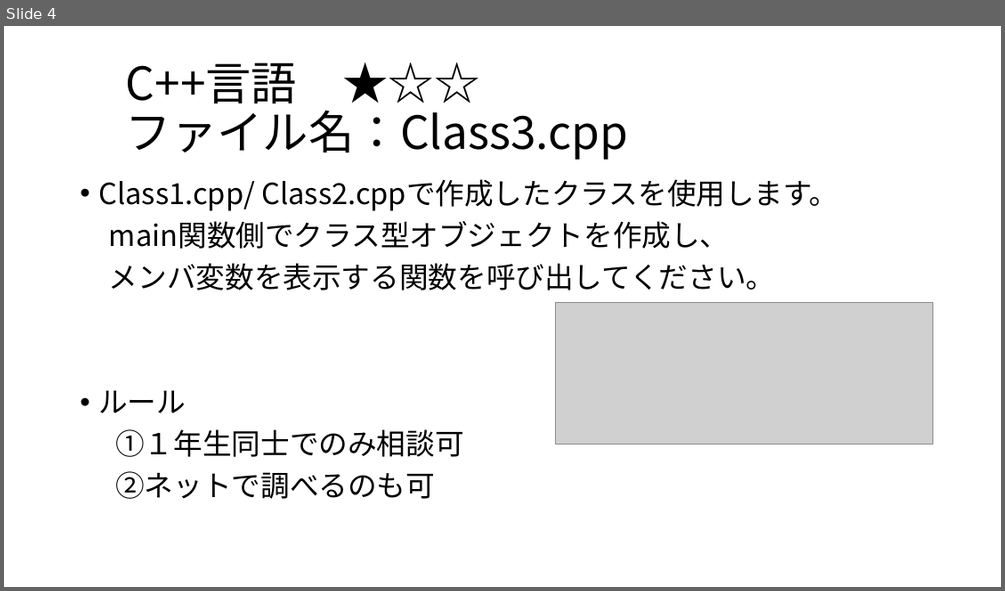
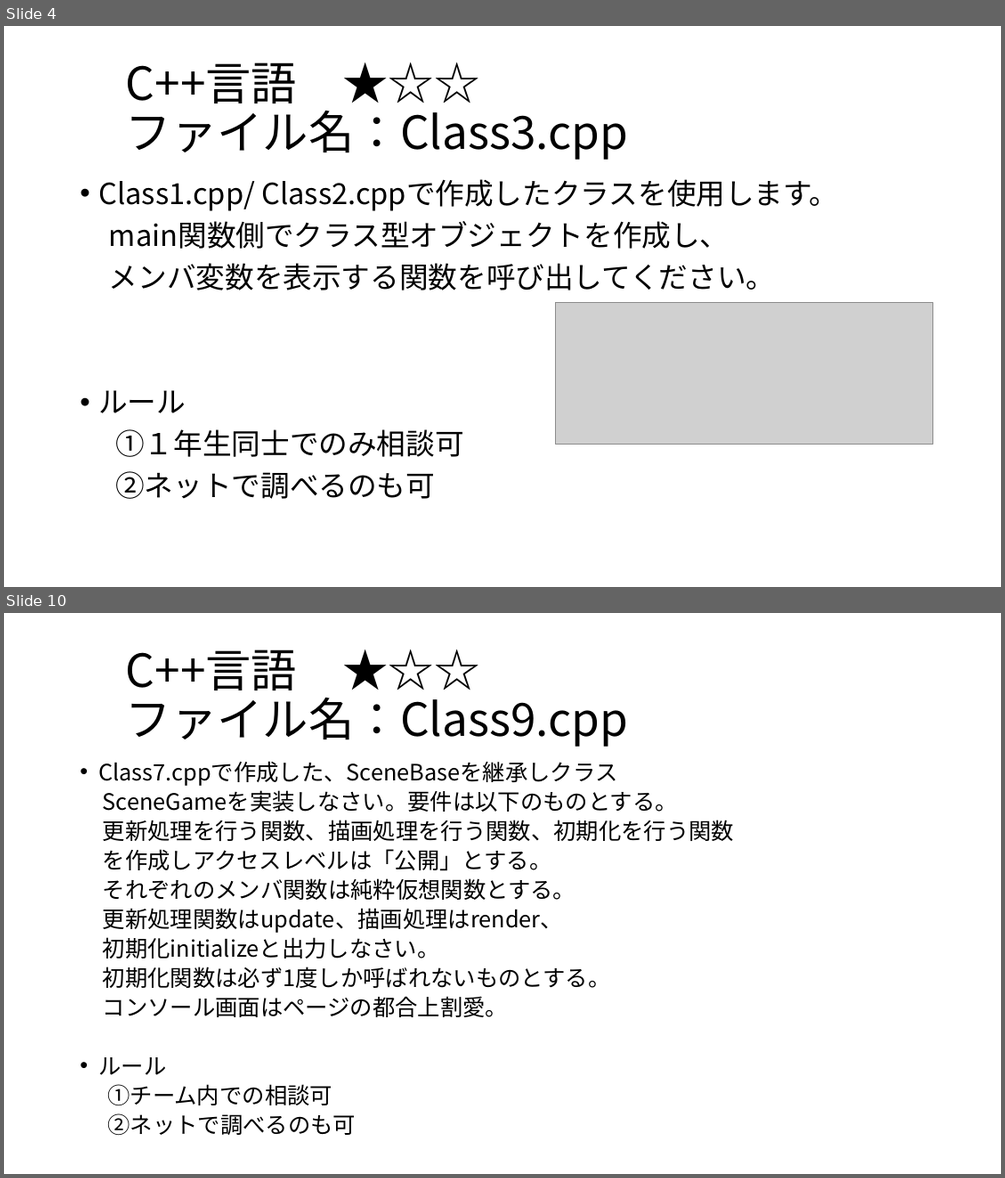
Before and after one commit to SallingProject/Subject, a slide deck: Master/No2.pptx. Shown one above the other, each under a label of ours: slide 4 before the commit, slides 4 and 10 after it; the slides between them are not shown. The pictures are 1005x591 and 1005x1178 pixels, drawn with LibreOffice and Linux fonts; fonts in the diff are those of the drawing; grey boxes stand for pictures. Boxes give left, top, right and bottom in pixels: in the first picture for what was removed or moved away, otherwise in the second. Text is boxed around its words. In the diff, an @@ line names an element or a change of style, - is before the commit and + after.

```diff
--- a/Master/No2.pptx
+++ b/Master/No2.pptx
@@ slide 10 added at (x1=4, y1=613, x2=1001, y2=1174), background #FFFFFF @@
@@ title added at (x1=126, y1=649, x2=628, y2=747), 44 pt, text #000000 @@
+C++言語 ★☆☆
+ファイル名：Class9.cpp
@@ text added at (x1=98, y1=761, x2=734, y2=1135), 21.7 pt, text #000000 @@
+• Class7.cppで作成した、SceneBaseを継承しクラス
+SceneGameを実装しなさい。要件は以下のものとする。
+更新処理を行う関数、描画処理を行う関数、初期化を行う関数
+を作成しアクセスレベルは「公開」とする。
+それぞれのメンバ関数は純粋仮想関数とする。
+更新処理関数はupdate、描画処理はrender、
+初期化initializeと出力しなさい。
+初期化関数は必ず1度しか呼ばれないものとする。
+コンソール画面はページの都合上割愛。
+• ルール
+①チーム内での相談可
+②ネットで調べるのも可
```
Also in this commit, not shown: 6 other slides added, 1 slide removed.
